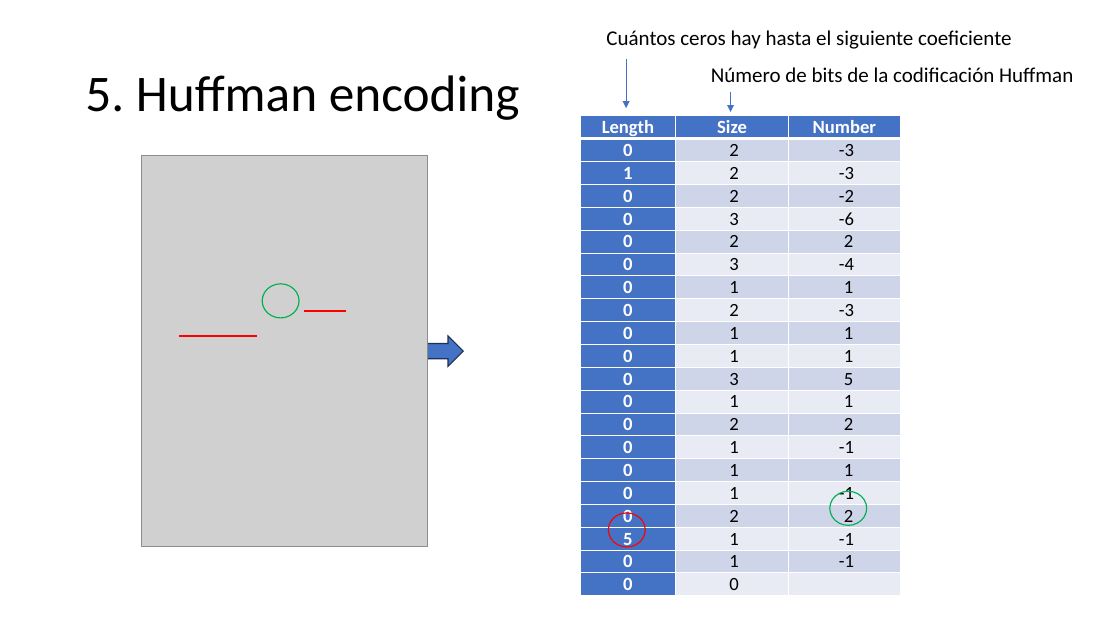
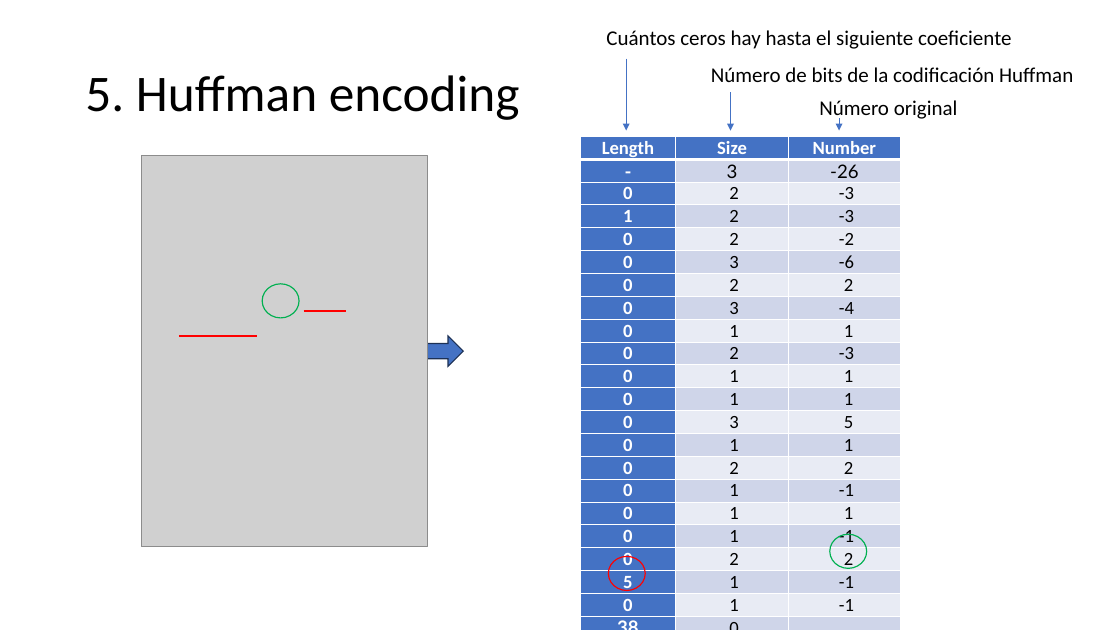
Before and after one commit to domingomery/imagenes, a slide deck: slide 42 of clases/Cap04_Sistemas_Lineales/presentations/IMG04_TransformadaDCT.pptx (slide 41 before the commit). Drawn at 1120x630 pixels with LibreOffice and Linux fonts; fonts in the diff are those of the drawing; grey boxes stand for pictures. Boxes give left, top, right and bottom in pixels: in the first picture for what was removed or moved away, otherwise in the second. Text is boxed around its words. In the diff, an @@ line names an element or a change of style, - is before the commit and + after.

```diff
--- a/clases/Cap04_Sistemas_Lineales/presentations/IMG04_TransformadaDCT.pptx
+++ b/clases/Cap04_Sistemas_Lineales/presentations/IMG04_TransformadaDCT.pptx
@@ arrow moved from (626, 59) - (626, 108) to (626, 59) - (626, 130) @@
@@ arrow moved from (731, 92) - (731, 112) to (731, 92) - (731, 130) @@
@@ text added at (819,100,958,121), 18 pt, text #000000 @@
+Número original
@@ arrow added from (839, 118) to (839, 130), #4472C4 0.5 pt @@
@@ table at (581,137,902,630) @@
+row 2: - | 3 | -26
-row 22, column 1: 0
+row 22, column 1: 38
@@ table: place and size @@
-table at (581,116,902,600)
+table at (581,137,902,630)
@@ ellipse: place and size @@
-ellipse at (830,492,867,526)
+ellipse at (830,534,867,569)
@@ ellipse: place and size @@
-ellipse at (608,513,645,548)
+ellipse at (608,556,645,591)
```
Also in this commit, not shown: 1 slide added, 18 other files.
